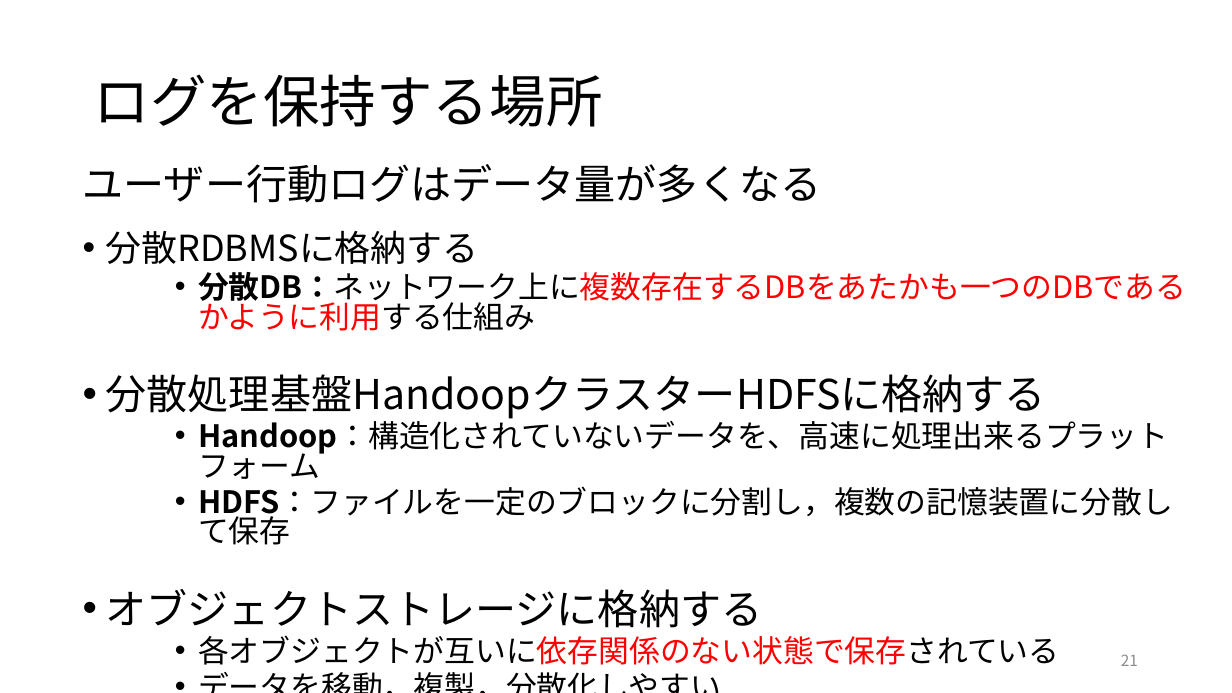
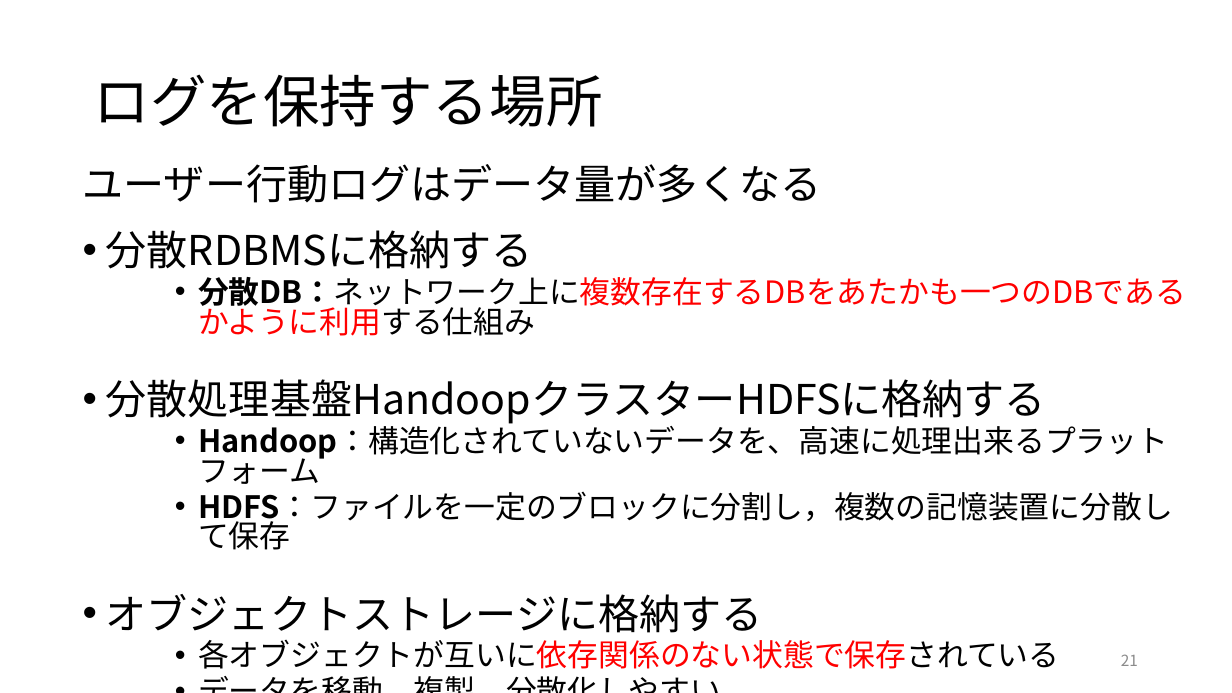
Before and after one commit to ryosuke-ku/Rinko, a slide deck: slide 21 of 仕事ではじめる機械学習第4章.pptx. Drawn at 1232x693 pixels with LibreOffice and Linux fonts; fonts in the diff are those of the drawing. Boxes give left, top, right and bottom in pixels: in the first picture for what was removed or moved away, otherwise in the second. Text is boxed around its words. In the diff, an @@ line names an element or a change of style, - is before the commit and + after.

```diff
--- a/仕事ではじめる機械学習第4章.pptx
+++ b/仕事ではじめる機械学習第4章.pptx
@@ text at [106, 230, 533, 269]: size 28 to 32 pt in "分散RDBMSに格納する" @@
```
Also in this commit, not shown: 6 other slides changed, 1 slide added, 2 other files.
